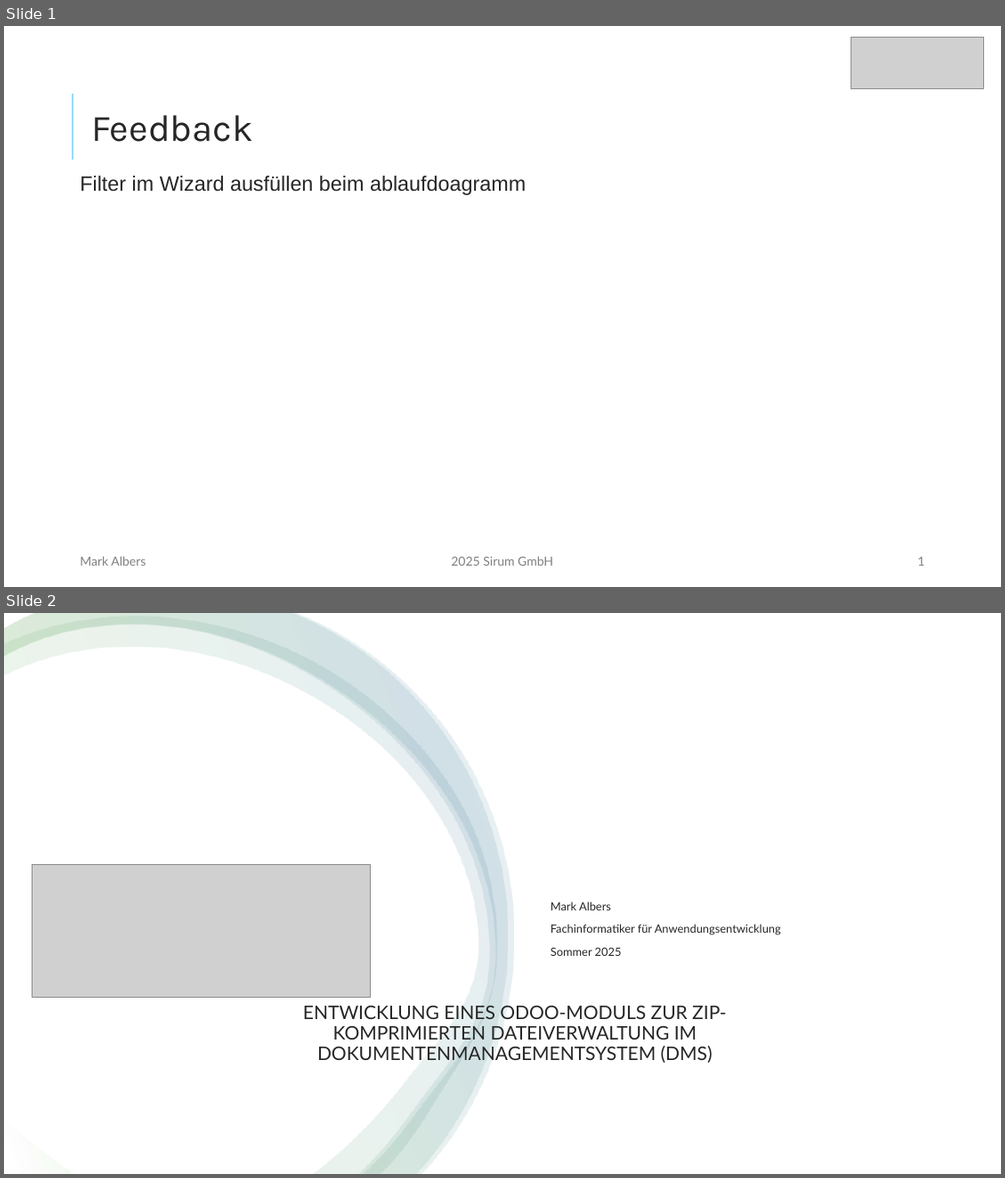
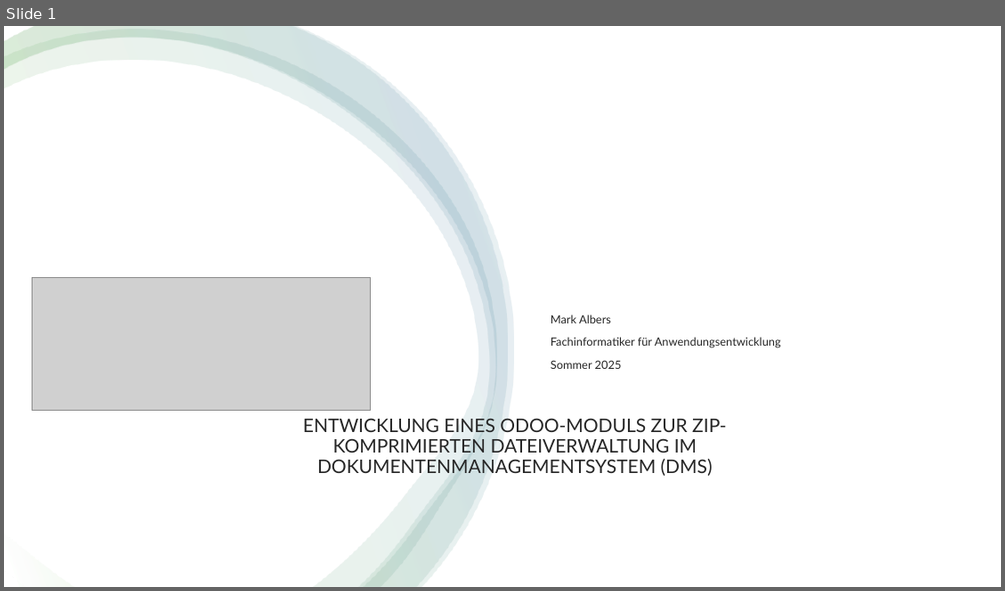
Before and after one commit to mork02/IHK-Projekt, a slide deck: Präsentation/Entwicklung eines Odoo-Moduls zur ZIP-komprimierten Dateiverwaltung im Dokumentenmanagementsystem.pptx. Shown one above the other, each under a label of ours: slides 1 and 2 before the commit, slide 1 after it. The pictures are 1005x1178 and 1005x591 pixels, drawn with LibreOffice and Linux fonts; fonts in the diff are those of the drawing; grey boxes stand for pictures. Boxes give left, top, right and bottom in pixels: in the first picture for what was removed or moved away, otherwise in the second. Text is boxed around its words. In the diff, an @@ line names an element or a change of style, - is before the commit and + after.

Commit message:
update

```diff
--- a/Präsentation/Entwicklung eines Odoo-Moduls zur ZIP-komprimierten Dateiverwaltung im Dokumentenmanagementsystem.pptx
+++ b/Präsentation/Entwicklung eines Odoo-Moduls zur ZIP-komprimierten Dateiverwaltung im Dokumentenmanagementsystem.pptx
@@ slide 1 removed at <box>4,26,1001,587</box>, background #FFFFFF @@
@@ picture removed at <box>851,38,984,89</box> @@
@@ line removed from (73, 94) to (73, 160) @@
@@ title removed at <box>91,115,253,142</box> @@
-Feedback
@@ text removed at <box>80,176,526,195</box> @@
-Filter im Wizard ausfüllen beim ablaufdoagramm
@@ text removed at <box>80,556,146,565</box> @@
-Mark Albers
@@ text removed at <box>451,556,553,565</box> @@
-2025 Sirum GmbH
@@ page number removed at <box>917,556,924,565</box> @@
-1
@@ what was slide 2 is now slide 1 @@
```
